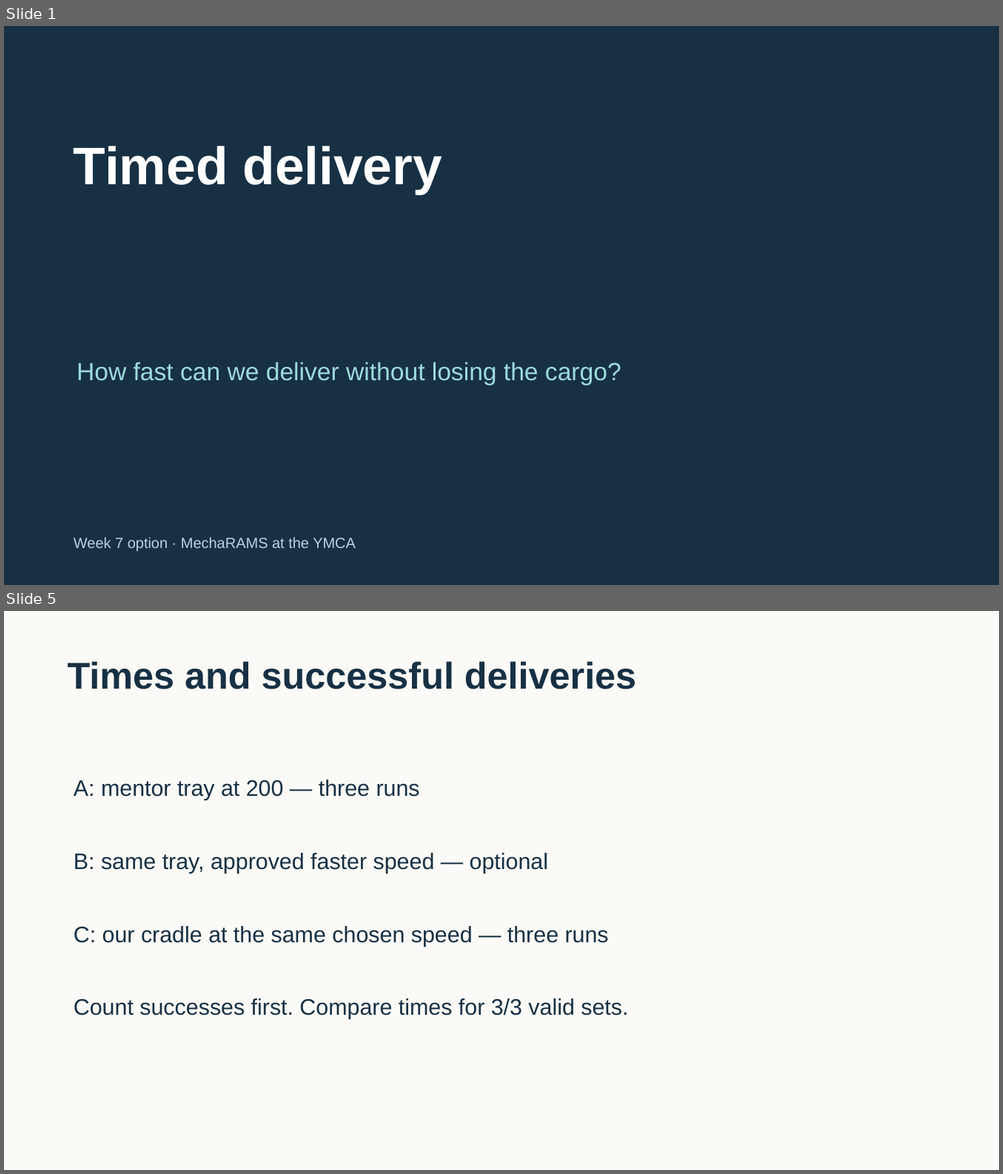
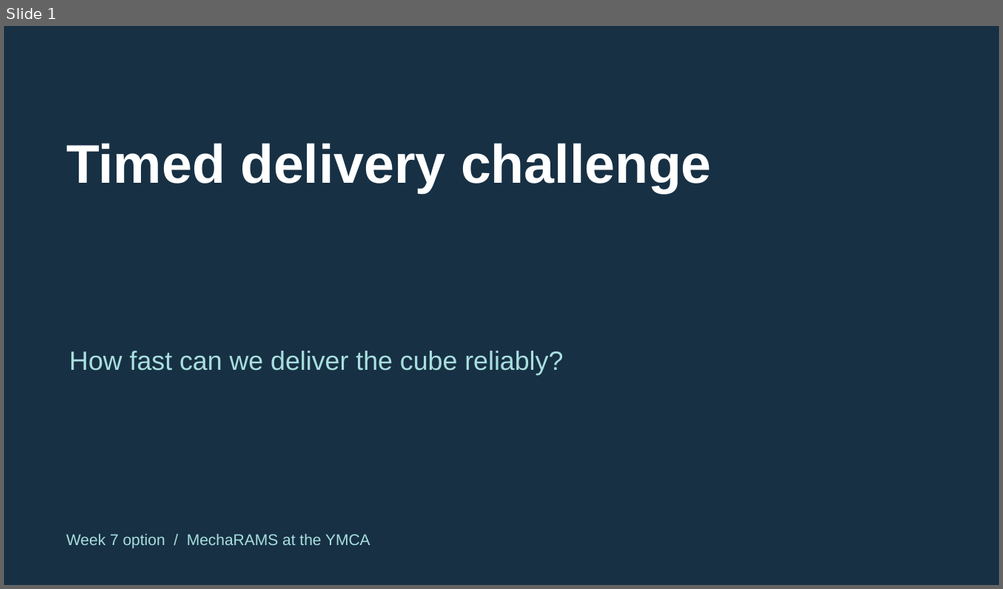
Before and after one commit to FRC999/YMCA-SPIKE-education, a slide deck: 03_Presentations/W07_speed_trial.pptx. Shown one above the other, each under a label of ours: slides 1 and 5 before the commit, slide 1 after it; the slides between them are not shown. The pictures are 1003x1174 and 1003x589 pixels, drawn with LibreOffice and Linux fonts; fonts in the diff are those of the drawing. Boxes give left, top, right and bottom in pixels: in the first picture for what was removed or moved away, otherwise in the second. Text is boxed around its words. In the diff, an @@ line names an element or a change of style, - is before the commit and + after.

Commit message:
Teach Week 7 timed delivery on the printed course

```diff
--- a/03_Presentations/W07_speed_trial.pptx
+++ b/03_Presentations/W07_speed_trial.pptx
@@ slide 5 removed at (x1=4, y1=611, x2=999, y2=1170), background #FBFAF6 @@
@@ text removed at (x1=68, y1=661, x2=636, y2=689) @@
-Times and successful deliveries
@@ text removed at (x1=74, y1=780, x2=420, y2=800) @@
-A: mentor tray at 200 — three runs
@@ text removed at (x1=74, y1=853, x2=548, y2=874) @@
-B: same tray, approved faster speed — optional
@@ text removed at (x1=74, y1=926, x2=609, y2=947) @@
-C: our cradle at the same chosen speed — three runs
@@ text removed at (x1=74, y1=999, x2=628, y2=1019) @@
-Count successes first. Compare times for 3/3 valid sets.
@@ slide 1 changed as well @@
@@ text at (x1=66, y1=143, x2=711, y2=193): text changed; size 51 to 52.5 pt @@
-Timed delivery
+Timed delivery challenge
@@ text at (x1=69, y1=351, x2=563, y2=375): text changed; size 24 to 25.5 pt; text colour #9DDADD to #A9DFDF @@
-How fast can we deliver without losing the cargo?
+How fast can we deliver the cube reliably?
@@ text at (x1=66, y1=534, x2=370, y2=548): text changed; size 14.2 to 15 pt; text colour #B9D4DC to #A9DFDF @@
-Week 7 option · MechaRAMS at the YMCA
+Week 7 option / MechaRAMS at the YMCA
```
Also in this commit, not shown: 1 other slide changed, 4 slides added, 3 other slides removed, 8 other files.
